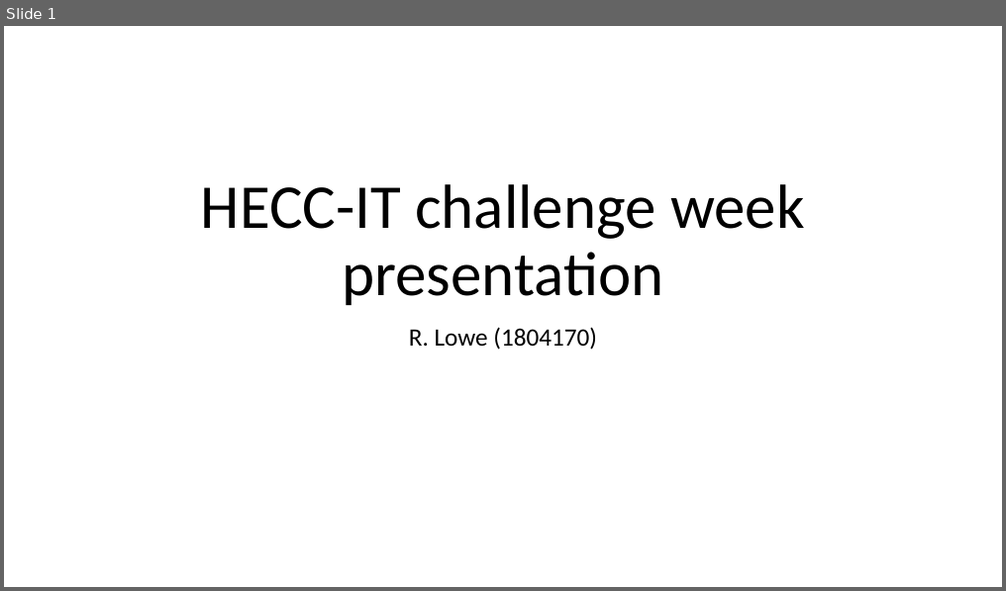
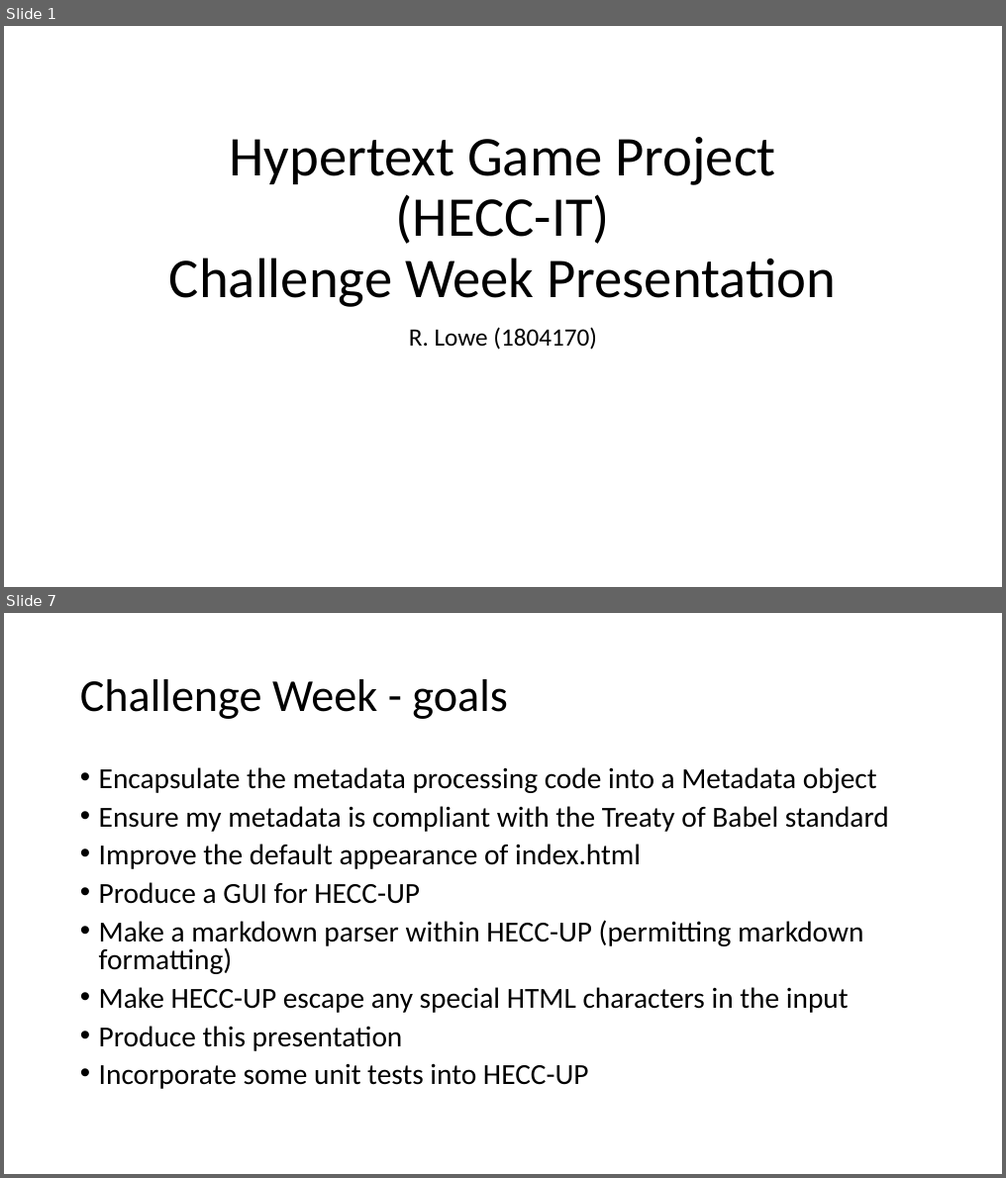
Before and after one commit to 11BelowStudio/HECC-IT, a slide deck: Reports n such/Challenge Week Presentation.pptx. Shown one above the other, each under a label of ours: slide 1 before the commit, slides 1 and 7 after it; the slides between them are not shown. The pictures are 1006x591 and 1006x1178 pixels, drawn with LibreOffice and Linux fonts; fonts in the diff are those of the drawing. Boxes give left, top, right and bottom in pixels: in the first picture for what was removed or moved away, otherwise in the second. Text is boxed around its words. In the diff, an @@ line names an element or a change of style, - is before the commit and + after.

Commit message:
welp, the presentation is done, realized that I probably completely screwed myself over so far whilst doing that as well. few minor changes to a few small things here and there, and also I've managed to produce a working .jar artifact version of HECC-UP, which is a good thing I guess.

```diff
--- a/Reports n such/Challenge Week Presentation.pptx
+++ b/Reports n such/Challenge Week Presentation.pptx
@@ slide 7 added at (4,613,1002,1174), background #FFFFFF @@
@@ title added at (80,679,508,719), 44 pt, text #000000 @@
+Challenge Week - goals
@@ text added at (99,767,889,1089), 28 pt, text #000000 @@
+• Encapsulate the metadata processing code into a Metadata object
+• Ensure my metadata is compliant with the Treaty of Babel standard
+• Improve the default appearance of index.html
+• Produce a GUI for HECC-UP
+• Make a markdown parser within HECC-UP (permitting markdown formatting)
+• Make HECC-UP escape any special HTML characters in the input
+• Produce this presentation
+• Incorporate some unit tests into HECC-UP
@@ slide 1 changed as well @@
@@ title at (169,137,836,307): text changed; size 60 to 54 pt @@
-HECC-IT challenge week presentation
+Hypertext Game Project
+(HECC-IT)
+Challenge Week Presentation
```
Also in this commit, not shown: 1 other slide changed, 10 other slides added, 21 other files.
